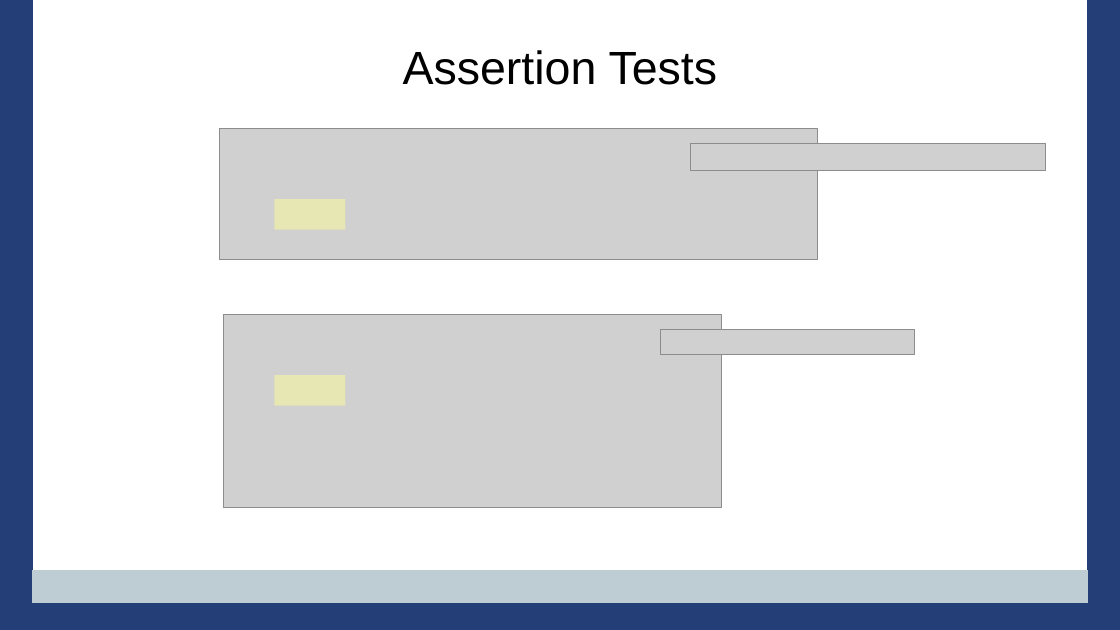
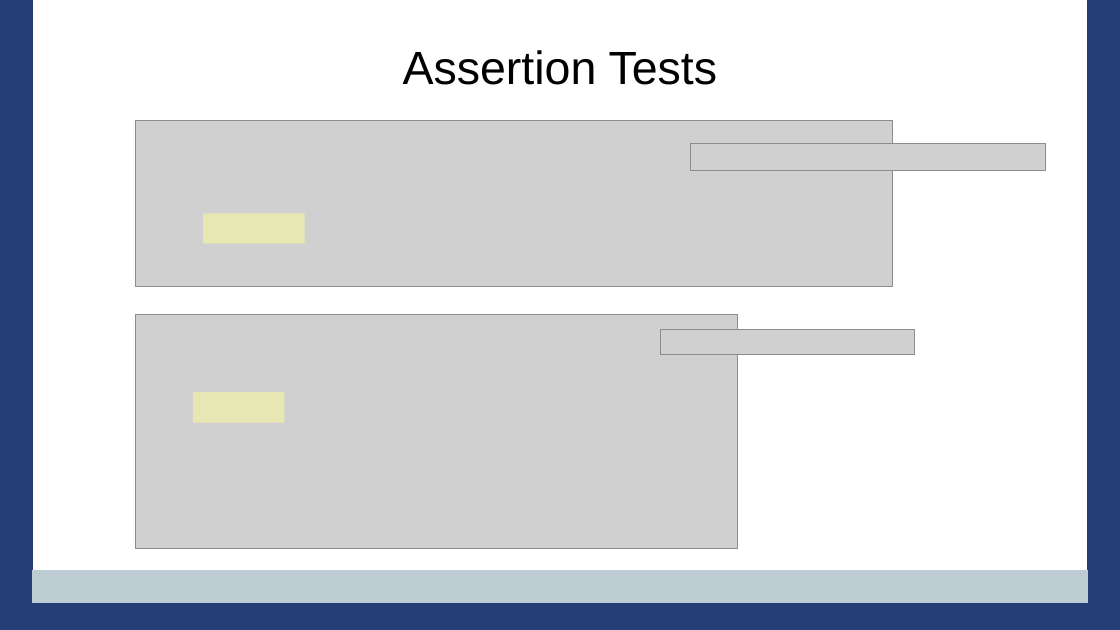
Before and after one commit to PennState/junit5-presentation, a slide deck: slide 23 of src/site/presentation/Junit5_Presentation_JavaOne_2016.odp (slide 22 before the commit). Drawn at 1120x630 pixels with LibreOffice and Linux fonts; fonts in the diff are those of the drawing; grey boxes stand for pictures; background and template pictures are left out. Boxes give left, top, right and bottom in pixels: in the first picture for what was removed or moved away, otherwise in the second. Text is boxed around its words. In the diff, an @@ line names an element or a change of style, - is before the commit and + after.

```diff
--- a/src/site/presentation/Junit5_Presentation_JavaOne_2016.odp
+++ b/src/site/presentation/Junit5_Presentation_JavaOne_2016.odp
@@ picture: place and size @@
-picture at bbox=[220, 129, 818, 260]
+picture at bbox=[135, 121, 892, 287]
@@ rectangle: place and size @@
-rectangle at bbox=[274, 199, 346, 230]
+rectangle at bbox=[203, 213, 305, 244]
@@ picture: place and size @@
-picture at bbox=[224, 315, 722, 508]
+picture at bbox=[135, 315, 738, 549]
@@ rectangle: place and size @@
-rectangle at bbox=[274, 375, 346, 406]
+rectangle at bbox=[193, 392, 285, 423]
```
Also in this commit, not shown: 19 other slides changed, 1 slide added, 1 slide removed, 2 other files.
